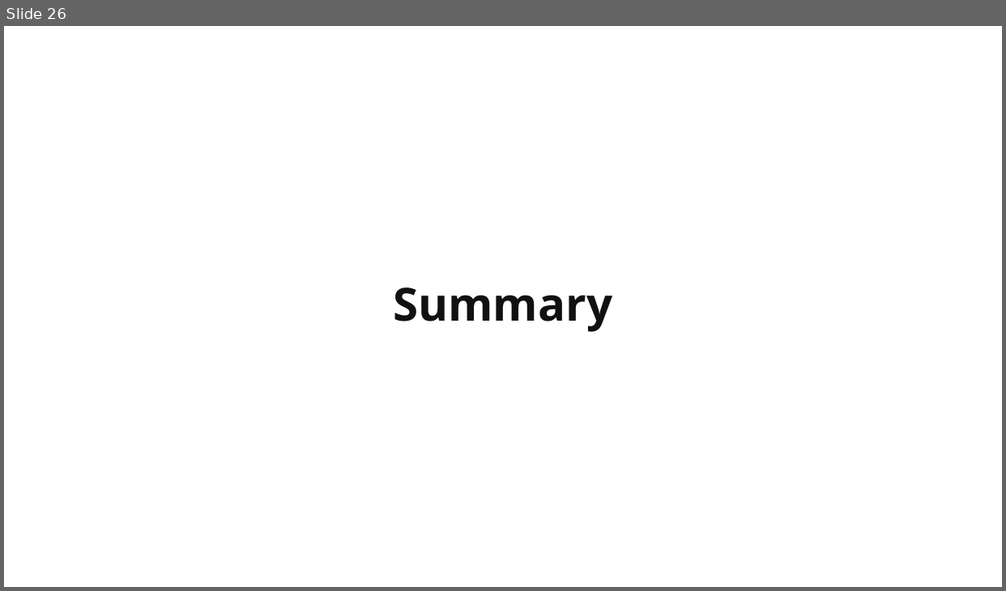
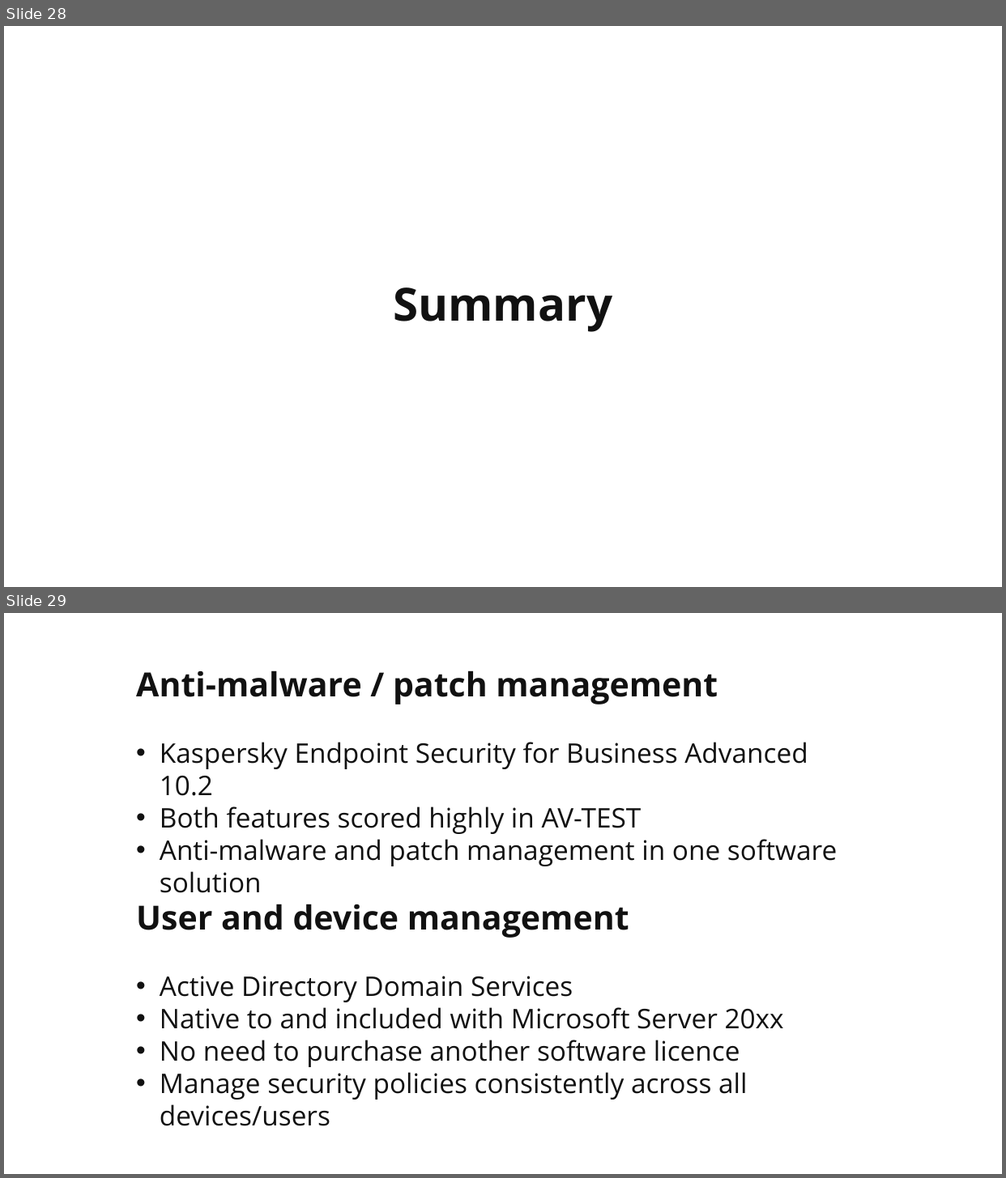
Before and after one commit to martymcflywa/ecu, a slide deck: year_1/sem_2/CSI1101_computer_security/0b_assignment_2_[22MAY15_0900]/dev/CSI1101_PONCE_A2_v03.pptx. Shown one above the other, each under a label of ours: slide 26 before the commit, slides 28 and 29 after it. The pictures are 1006x591 and 1006x1178 pixels, drawn with LibreOffice and Linux fonts; fonts in the diff are those of the drawing. Boxes give left, top, right and bottom in pixels: in the first picture for what was removed or moved away, otherwise in the second. Text is boxed around its words. In the diff, an @@ line names an element or a change of style, - is before the commit and + after.

```diff
--- a/year_1/sem_2/CSI1101_computer_security/0b_assignment_2_[22MAY15_0900]/dev/CSI1101_PONCE_A2_v03.pptx
+++ b/year_1/sem_2/CSI1101_computer_security/0b_assignment_2_[22MAY15_0900]/dev/CSI1101_PONCE_A2_v03.pptx
@@ slide 29 added at (x1=4, y1=613, x2=1002, y2=1174), background #FFFFFF @@
@@ title added at (x1=136, y1=671, x2=718, y2=705), 32 pt, text #111111, bold @@
+Anti-malware / patch management
@@ text added at (x1=160, y1=742, x2=837, y2=867), 26 pt, text #111111 @@
+• Kaspersky Endpoint Security for Business Advanced 10.2
+• Both features scored highly in AV-TEST
+• Anti-malware and patch management in one software solution
@@ text added at (x1=136, y1=904, x2=629, y2=938), 32 pt, text #111111, bold @@
+User and device management
@@ text added at (x1=160, y1=976, x2=784, y2=1127), 26 pt, text #111111 @@
+• Active Directory Domain Services
+• Native to and included with Microsoft Server 20xx
+• No need to purchase another software licence
+• Manage security policies consistently across all devices/users
@@ what was slide 26 is now slide 28 @@
```
Also in this commit, not shown: 5 slides changed, 4 other slides added, 5 slides removed, 2 other files.
